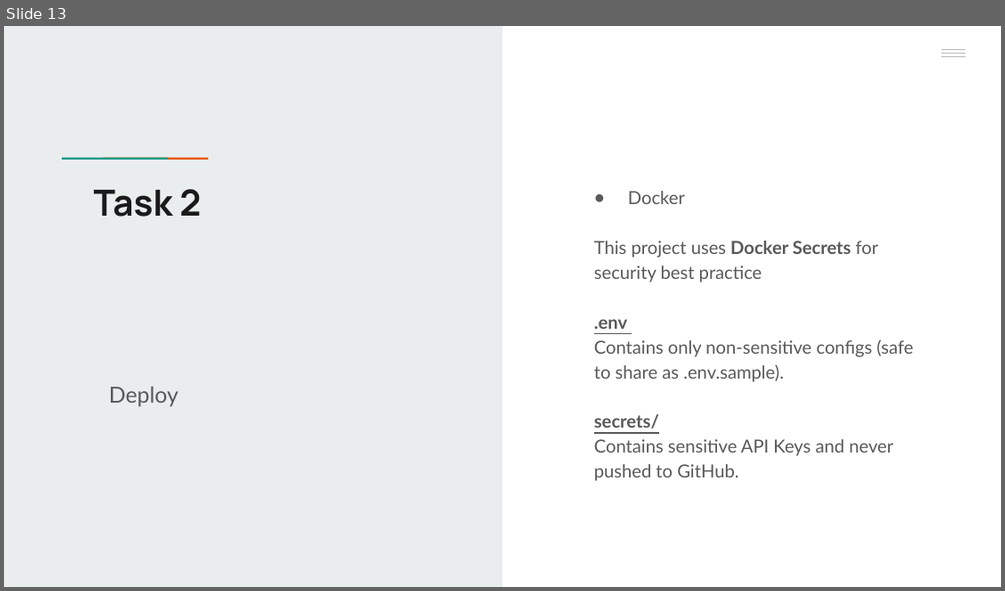
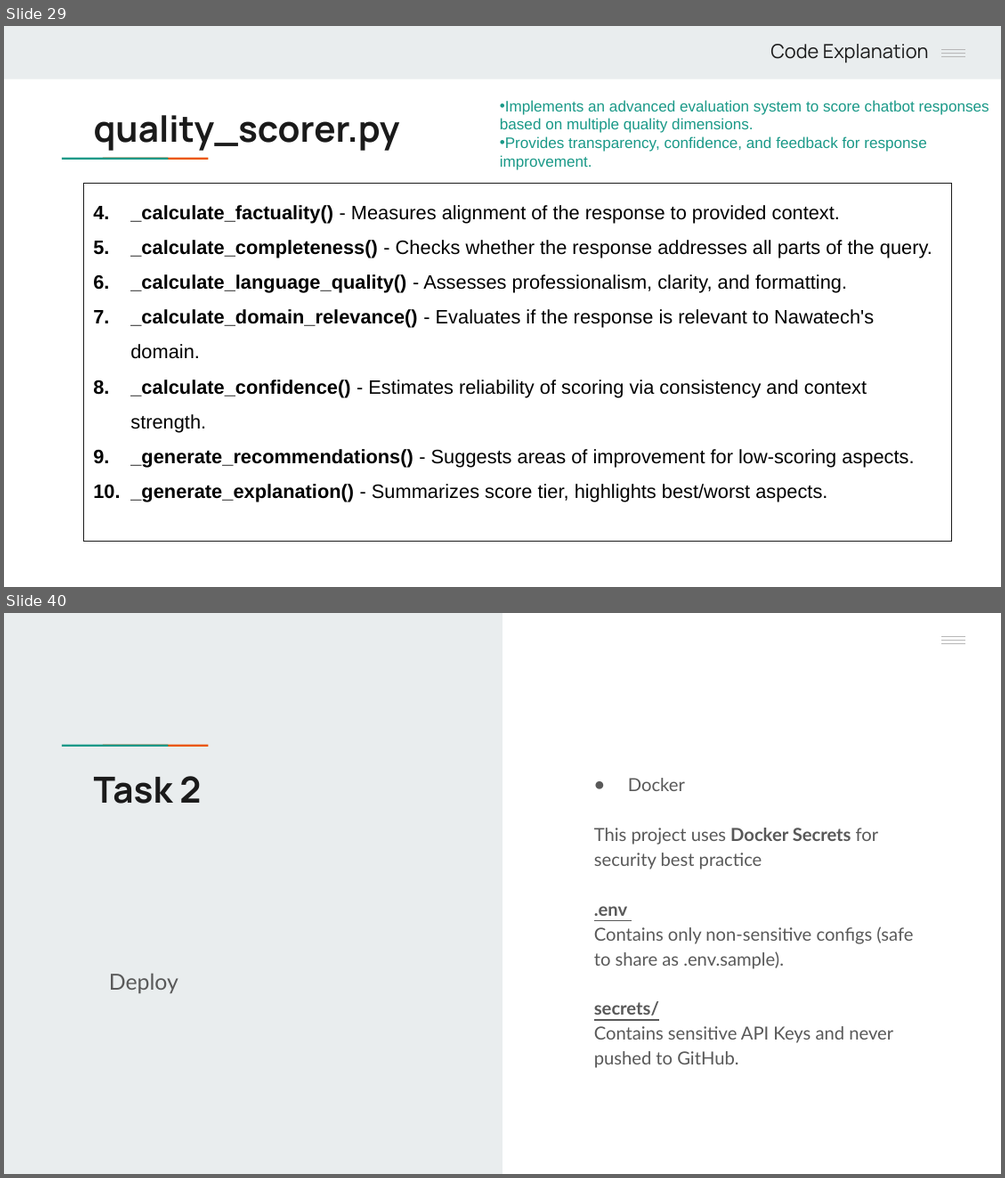
Before and after one commit to handamn/Nawatech-Machine_Learning_Engineer, a slide deck: task_2/Case2 Presentation.pptx. Shown one above the other, each under a label of ours: slide 13 before the commit, slides 29 and 40 after it; the slides between them are not shown. The pictures are 1005x591 and 1005x1178 pixels, drawn with LibreOffice and Linux fonts; fonts in the diff are those of the drawing. Boxes give left, top, right and bottom in pixels: in the first picture for what was removed or moved away, otherwise in the second. Text is boxed around its words. In the diff, an @@ line names an element or a change of style, - is before the commit and + after.

```diff
--- a/task_2/Case2 Presentation.pptx
+++ b/task_2/Case2 Presentation.pptx
@@ slide 29 added at <box>4,26,1001,587</box>, background #FFFFFF; not listed: 5 template elements that a slide beside it also shows @@
@@ rectangle added at <box>4,26,1001,79</box>, fill #E9EDEE @@
@@ text added at <box>770,44,929,63</box>, 14 pt, text #1A1A1A @@
+Code Explanation
@@ rectangle added at <box>907,26,1001,76</box>, fill #E9EDEE @@
@@ text added at <box>500,100,989,170</box>, 11 pt, text #1A9988 @@
+• Implements an advanced evaluation system to score chatbot responses based on multiple quality dimensions.
+• Provides transparency, confidence, and feedback for response improvement.
@@ title added at <box>94,115,400,151</box>, 26 pt, text #1A1A1A, bold @@
+quality_scorer.py
@@ rectangle added at <box>84,184,952,541</box>, outline #1A1A1A 0.75 pt, 14 pt, text #000000 @@
+4. _calculate_factuality() - Measures alignment of the response to provided context.
+5. _calculate_completeness() - Checks whether the response addresses all parts of the query.
+6. _calculate_language_quality() - Assesses professionalism, clarity, and formatting.
+7. _calculate_domain_relevance() - Evaluates if the response is relevant to Nawatech's domain.
+8. _calculate_confidence() - Estimates reliability of scoring via consistency and context strength.
+9. _generate_recommendations() - Suggests areas of improvement for low-scoring aspects.
+10. _generate_explanation() - Summarizes score tier, highlights best/worst aspects.
@@ what was slide 13 is now slide 40 @@
```
Also in this commit, not shown: 2 slides changed, 27 other slides added, 1 slide removed, 1 other file.
